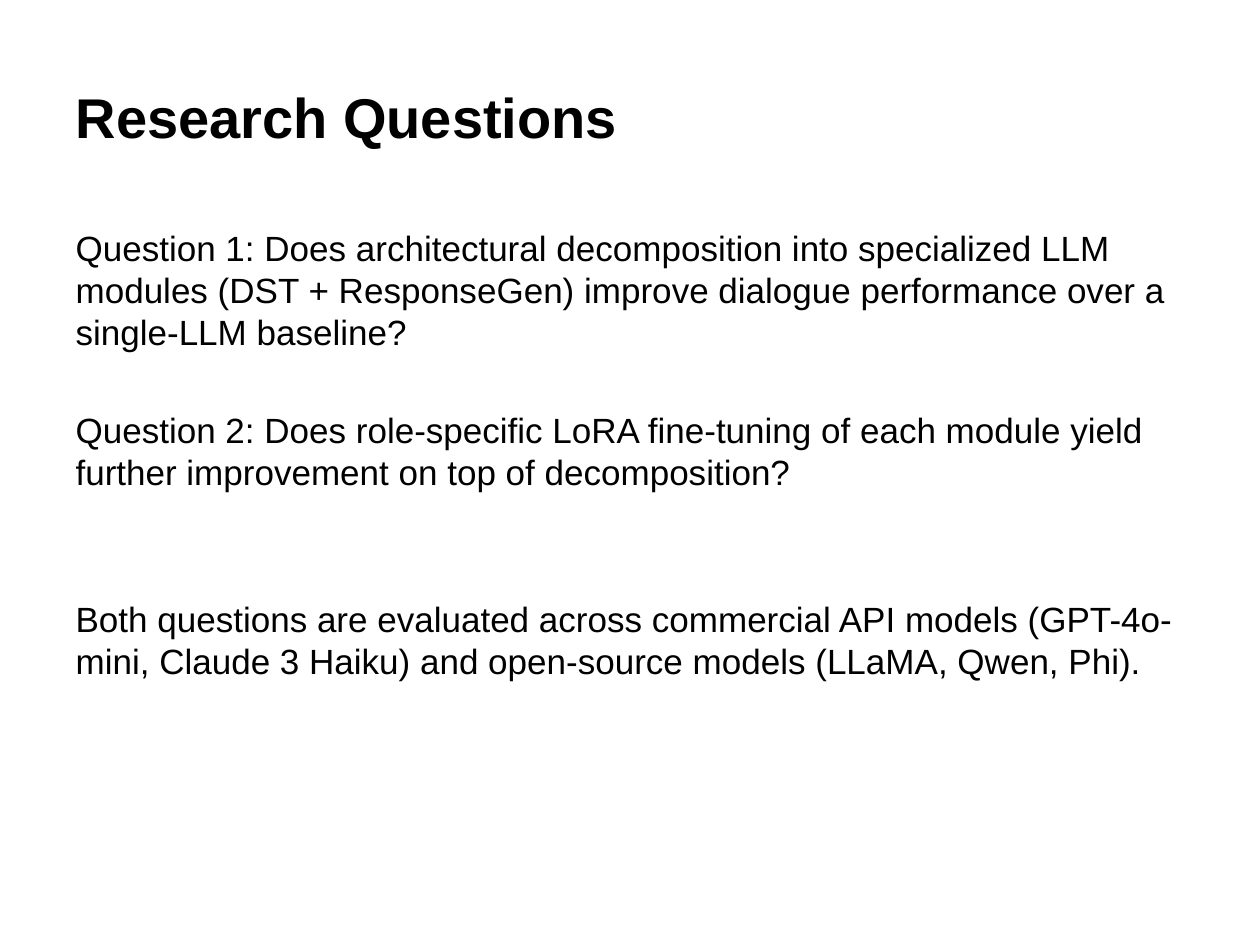
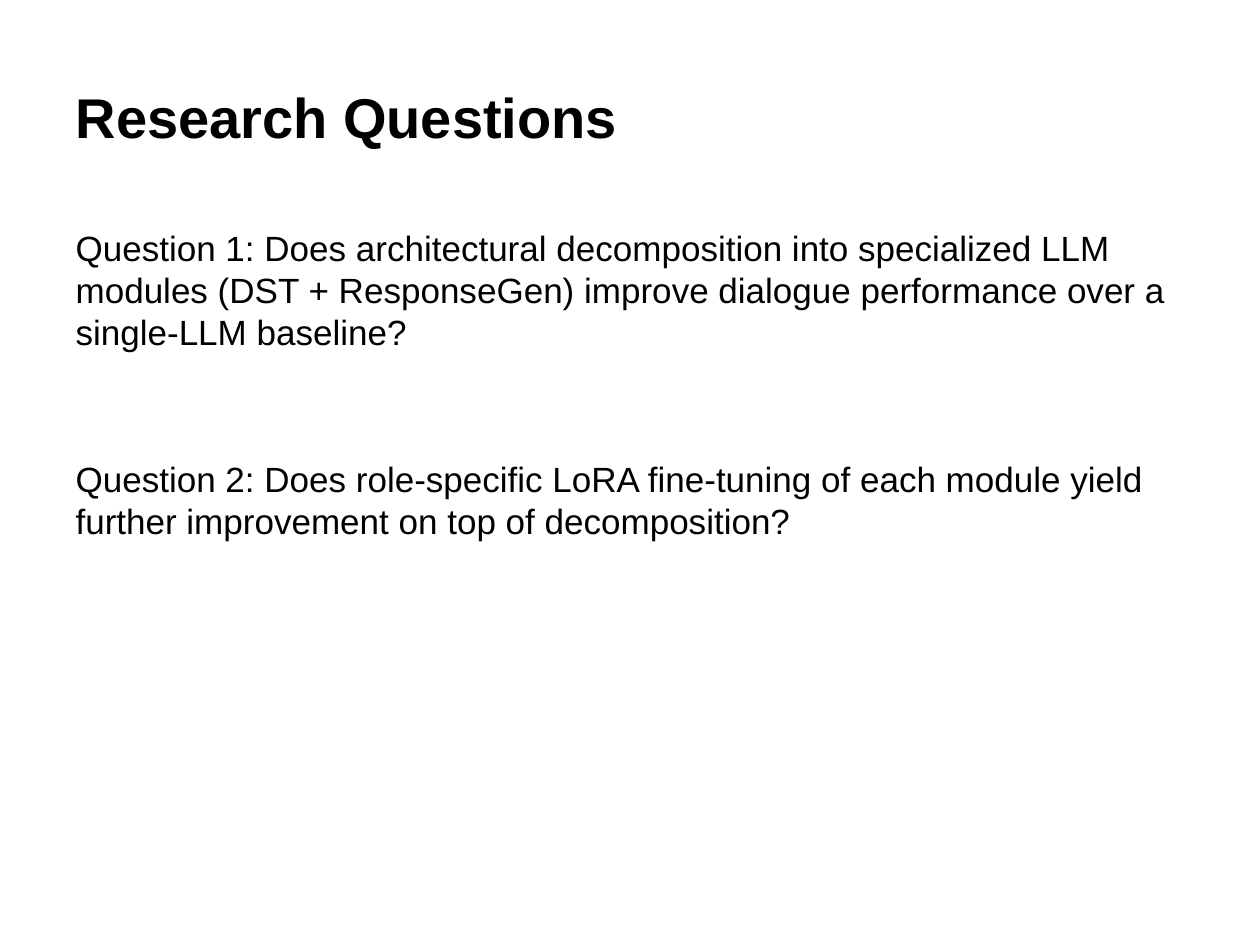
Before and after one commit to GiX007/mlp4cs, a slide deck: slide 3 of docs/presentation.pptx. Drawn at 1260x945 pixels with LibreOffice and Linux fonts; fonts in the diff are those of the drawing. Boxes give left, top, right and bottom in pixels: in the first picture for what was removed or moved away, otherwise in the second. Text is boxed around its words. In the diff, an @@ line names an element or a change of style, - is before the commit and + after.

```diff
--- a/docs/presentation.pptx
+++ b/docs/presentation.pptx
@@ text at (76, 606, 1172, 681): paragraph removed @@
-Both questions are evaluated across commercial API models (GPT-4o-mini, Claude 3 Haiku) and open-source models (LLaMA, Qwen, Phi).
```
Also in this commit, not shown: 4 other slides changed.
